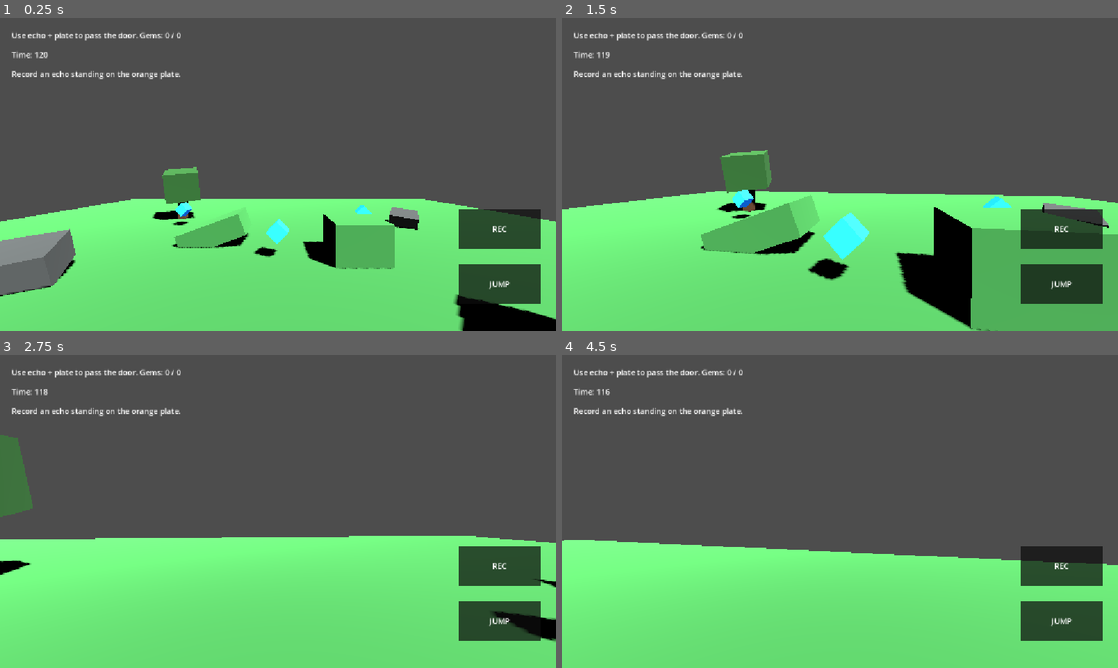
Above: before the commit, frames 1-4 (two rows, left to right).
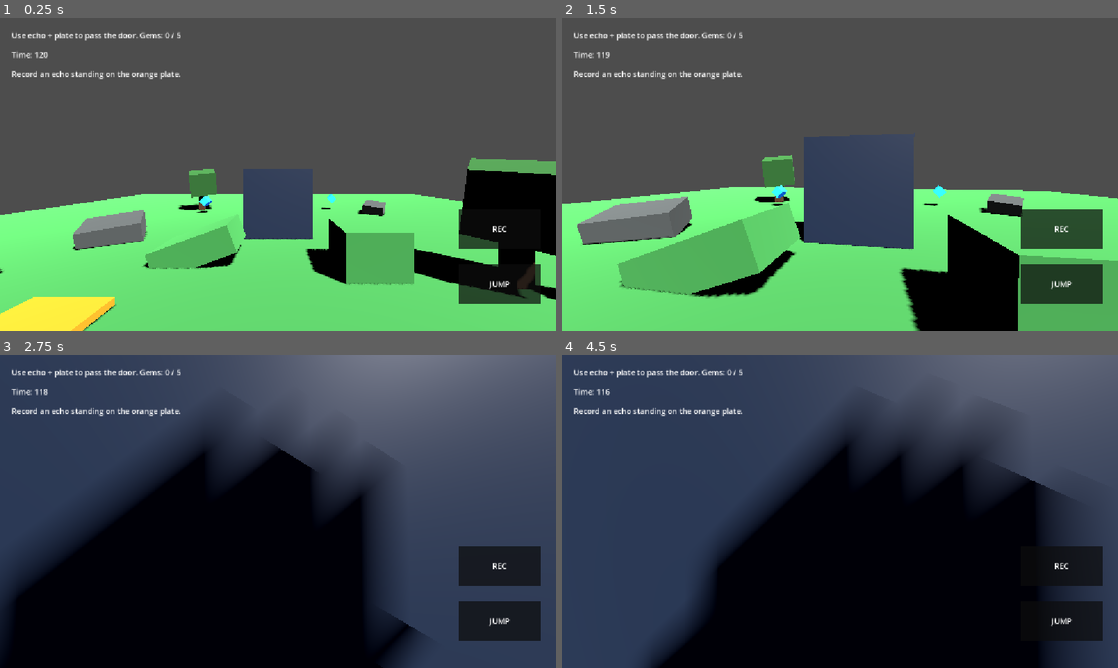
Above: after the commit, the same moments.

Repository: tan15hacks/lowpoly-android
Game: Godot game, scene res://scenes/main.tscn
The game is run twice, just before and just after one commit, with the same random seed, the same clock (stepped at 60 frames per second) and the same inputs.
Inputs (mouse positions are in pixels of both pictures, inside the frame that each line leads up to):
- Up to frame 1 (0.25 s): no input
- Up to frame 2 (1.5 s): move the mouse to (867, 174) at 0.52 s; hold W (move_forward) from 0.53 s (still down); tap Space (jump) at 0.77 s; move the mouse to (812, 174) at 1.27 s
- Up to frame 3 (2.75 s): keep holding W (move_forward); tap Space (jump) at 1.52 s; move the mouse to (289, 505) at 2.02 s
- Up to frame 4 (4.5 s): keep holding W (move_forward); move the mouse to (834, 517) at 2.77 s; tap Space (jump) at 3.02, 3.77 s; move the mouse to (878, 514) at 3.52 s; move the mouse to (795, 508) at 4.27 s

The runs differ from the first frame. In frame 1, 22% of the frame differs, in the area x 0-100%, y 4-100%; in frame 2, 22%; in frame 3, 85%; in frame 4, 90%, in the area x 0-100%, y 0-100%.
Error before the commit: Cannot call method 'has_signal' on a null value. (res://scripts/main.gd:40)

Commit message:
Add first echo pressure plate door puzzle

Diff:
--- a/lowpoly-android/scenes/main.tscn
+++ b/lowpoly-android/scenes/main.tscn
@@ -7,12 +7,14 @@
 [ext_resource type="PackedScene" path="res://scenes/portal.tscn" id="5_portal"]
 [ext_resource type="Script" path="res://scripts/echo_recorder.gd" id="6_echo_recorder"]
 [ext_resource type="PackedScene" path="res://scenes/echo_ghost.tscn" id="7_echo_ghost"]
+[ext_resource type="PackedScene" path="res://scenes/pressure_plate.tscn" id="8_pressure_plate"]
+[ext_resource type="Script" path="res://scripts/door.gd" id="9_door_script"]
 
 [sub_resource type="PlaneMesh" id="PlaneMesh_floor"]
-size = Vector2(38, 38)
+size = Vector2(44, 44)
 
 [sub_resource type="BoxShape3D" id="BoxShape3D_floor"]
-size = Vector3(38, 1, 38)
+size = Vector3(44, 1, 44)
 
 [sub_resource type="StandardMaterial3D" id="StandardMaterial3D_floor"]
 albedo_color = Color(0.25, 0.62, 0.29, 1)
@@ -30,11 +32,24 @@
 albedo_color = Color(0.35, 0.21, 0.11, 1)
 roughness = 1.0
 
+[sub_resource type="BoxMesh" id="BoxMesh_door"]
+size = Vector3(3.5, 3.5, 0.7)
+
+[sub_resource type="BoxShape3D" id="BoxShape3D_door"]
+size = Vector3(3.5, 3.5, 0.7)
+
+[sub_resource type="StandardMaterial3D" id="StandardMaterial3D_door"]
+albedo_color = Color(0.12, 0.18, 0.26, 1)
+emission_enabled = true
+emission = Color(0.02, 0.05, 0.1, 1)
+emission_energy_multiplier = 0.5
+roughness = 0.65
+
 [node name="Main" type="Node3D"]
 script = ExtResource("3_main_script")
 
 [node name="Player" parent="." instance=ExtResource("1_player")]
-position = Vector3(0, 2, 8)
+position = Vector3(0, 2, 12)
 
 [node name="EchoRecorder" type="Node" parent="."]
 script = ExtResource("6_echo_recorder")
@@ -57,13 +72,27 @@
 position = Vector3(0, -0.5, 0)
 shape = SubResource("BoxShape3D_floor")
 
+[node name="PuzzleDoor" type="StaticBody3D" parent="."]
+position = Vector3(0, 1.75, 1.5)
+script = ExtResource("9_door_script")
+
+[node name="DoorMesh" type="MeshInstance3D" parent="PuzzleDoor"]
+mesh = SubResource("BoxMesh_door")
+surface_material_override/0 = SubResource("StandardMaterial3D_door")
+
+[node name="CollisionShape3D" type="CollisionShape3D" parent="PuzzleDoor"]
+shape = SubResource("BoxShape3D_door")
+
+[node name="PressurePlate" parent="." instance=ExtResource("8_pressure_plate")]
+position = Vector3(-5, 0.12, 8)
+
 [node name="LowPolyBlock" type="CSGBox3D" parent="."]
-position = Vector3(3, 0.75, 0)
+position = Vector3(3, 0.75, 5)
 size = Vector3(2, 1.5, 2)
 material = SubResource("StandardMaterial3D_floor")
 
 [node name="LowPolyRamp" type="CSGBox3D" parent="."]
-position = Vector3(-3, 0.5, -2)
+position = Vector3(-3, 0.5, 4)
 rotation = Vector3(0, 0, 0.35)
 size = Vector3(3, 1, 2)
 material = SubResource("StandardMaterial3D_floor")
@@ -103,10 +132,10 @@
 material = SubResource("StandardMaterial3D_tree")
 
 [node name="Gem1" parent="." groups=["gems"] instance=ExtResource("4_gem")]
-position = Vector3(0, 1, 0)
+position = Vector3(2, 1, -2)
 
 [node name="Gem2" parent="." groups=["gems"] instance=ExtResource("4_gem")]
-position = Vector3(5, 1, -4)
+position = Vector3(5, 1, -7)
 
 [node name="Gem3" parent="." groups=["gems"] instance=ExtResource("4_gem")]
 position = Vector3(-6, 1, -5)
@@ -118,29 +147,29 @@
 position = Vector3(-9, 1, 6)
 
 [node name="Portal" parent="." instance=ExtResource("5_portal")]
-position = Vector3(0, 0.2, -12)
+position = Vector3(0, 0.2, -15)
 
 [node name="HUD" type="CanvasLayer" parent="."]
 
 [node name="ObjectiveLabel" type="Label" parent="HUD"]
 offset_left = 24.0
 offset_top = 24.0
-offset_right = 760.0
+offset_right = 900.0
 offset_bottom = 80.0
-text = "Collect gems: 0 / 5"
+text = "Use echo + plate to pass the door. Gems: 0 / 5"
 
 [node name="TimerLabel" type="Label" parent="HUD"]
 offset_left = 24.0
 offset_top = 64.0
 offset_right = 220.0
 offset_bottom = 112.0
-text = "Time: 90"
+text = "Time: 120"
 
 [node name="EchoLabel" type="Label" parent="HUD"]
 offset_left = 24.0
 offset_top = 104.0
-offset_right = 760.0
+offset_right = 900.0
 offset_bottom = 152.0
-text = "Tap REC to create a 5-second echo."
+text = "Record an echo standing on the orange plate."
 
 [node name="MobileControls" parent="." instance=ExtResource("2_mobile_controls")]
Not shown: 1 places in lowpoly-android/scenes/main.tscn that only renumber resources
